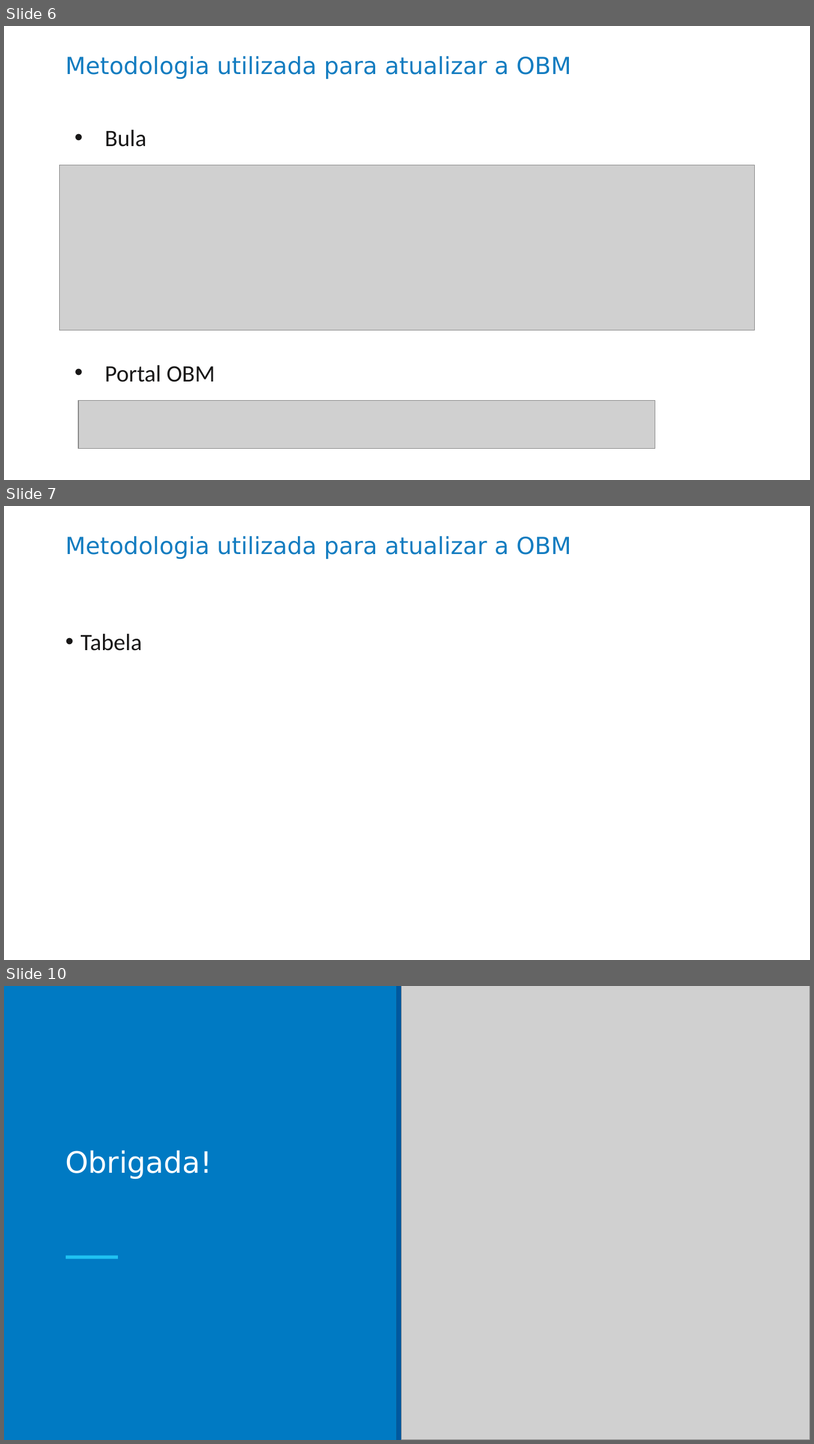
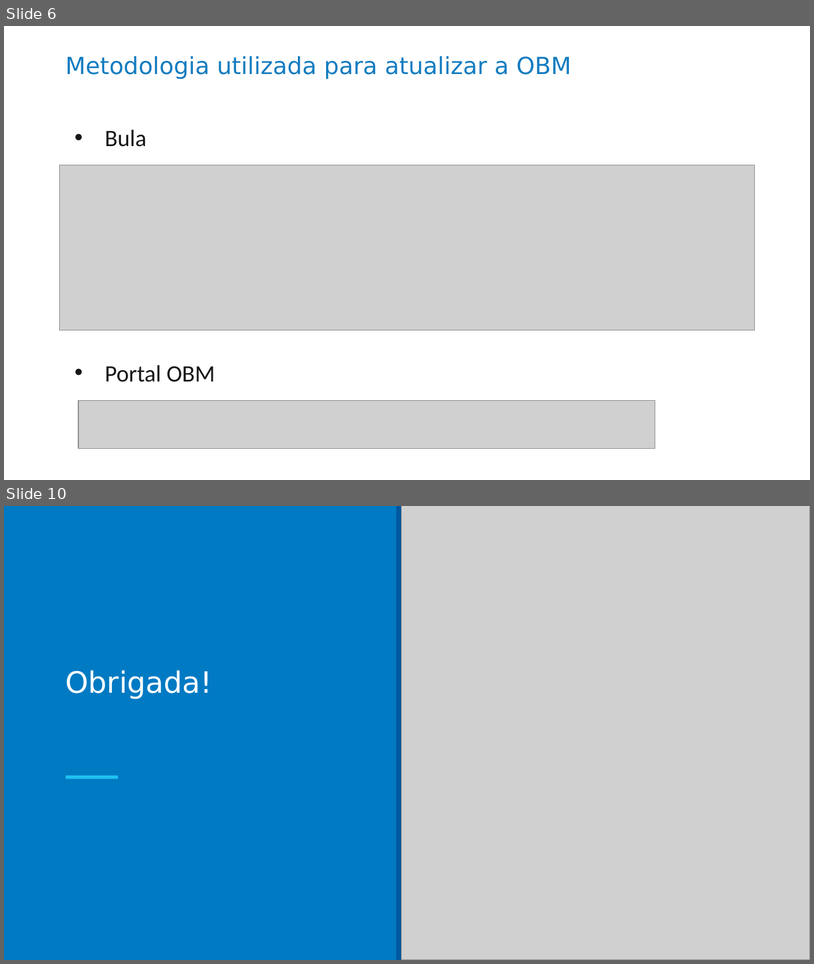
Before and after one commit to moaassis/https-git-codecommit.sa-east-1.amazonaws.com-v1-repos-ips-brasil-documentos, a slide deck: Gestão do Projeto/ApresentacoesProjeto/ips_entregav2_Dez2023.pptx. Shown one above the other, each under a label of ours: slides 6, 7 and 10 before the commit, slides 6 and 10 after it; the slides between them are not shown. The pictures are 814x1444 and 814x964 pixels, drawn with LibreOffice and Linux fonts; fonts in the diff are those of the drawing; grey boxes stand for pictures; background and template pictures are left out; a plain dark background stands for a picture behind light text. Boxes give left, top, right and bottom in pixels: in the first picture for what was removed or moved away, otherwise in the second. Text is boxed around its words. In the diff, an @@ line names an element or a change of style, - is before the commit and + after.

```diff
--- a/Gestão do Projeto/ApresentacoesProjeto/ips_entregav2_Dez2023.pptx
+++ b/Gestão do Projeto/ApresentacoesProjeto/ips_entregav2_Dez2023.pptx
@@ slide 7 removed at bbox=[4, 506, 810, 960], background picture (left out) @@
@@ text removed at bbox=[65, 536, 571, 559] @@
-Metodologia utilizada para atualizar a OBM
@@ text removed at bbox=[81, 633, 143, 651] @@
-• Tabela
```
Also in this commit, not shown: 3 slides changed, 2 slides added, 1 other slide removed.
